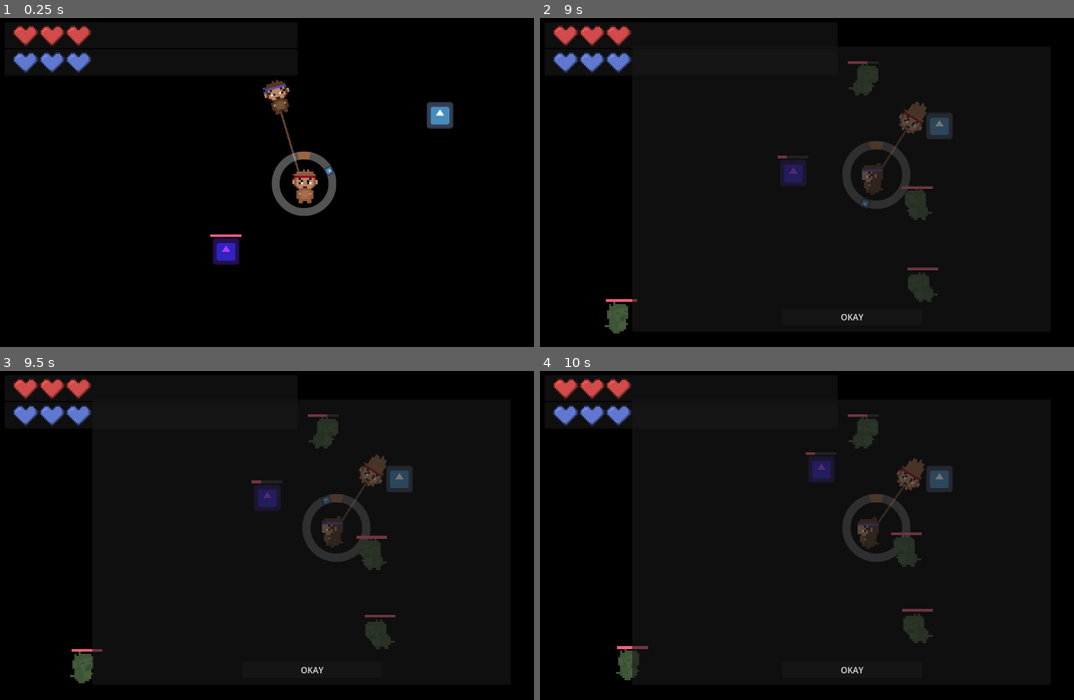
Above: before the commit, frames 1-4 (two rows, left to right).
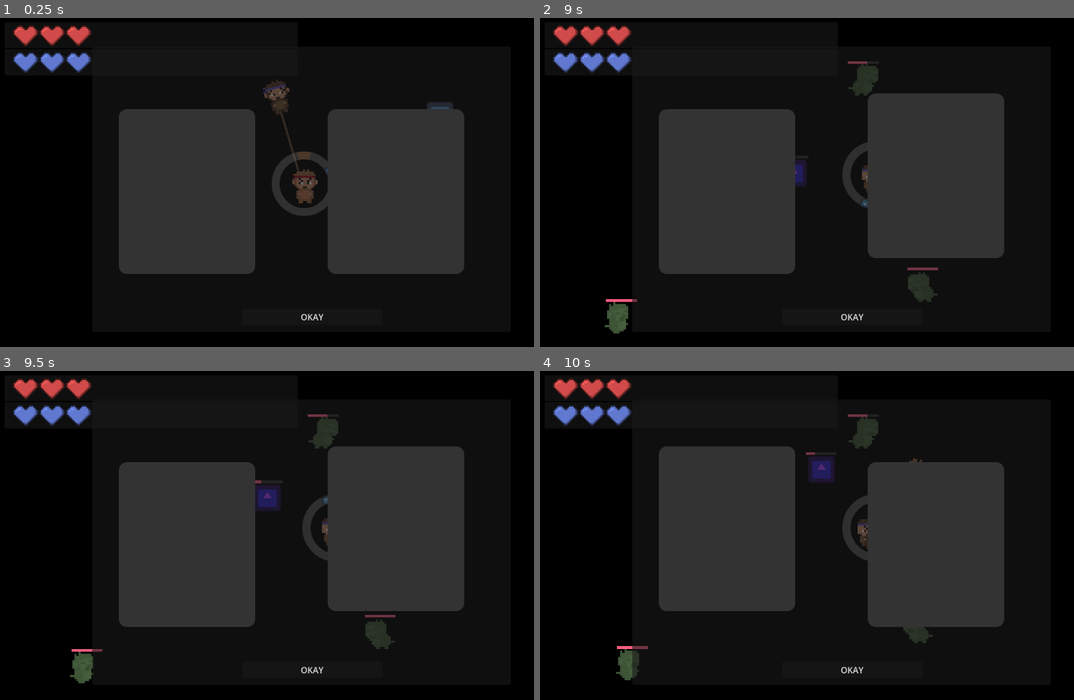
Above: after the commit, the same moments.

Repository: arrowira/cookiejam4
Game: Godot game, scene res://scenes/main.tscn
Same seed, same stepped clock (60 frames per second), same inputs: the game is played once before the commit and once after it. The engine's default icon, where the game draws it, is replaced by a stand-in: a white triangle on a blue panel in a dark square.
Inputs (mouse positions are in pixels of both pictures, inside the frame that each line leads up to):
- Up to frame 1 (0.25 s): no input
- Up to frame 2 (9 s): click (849, 317) at 0.5 s, where only the run after the commit has a clickable "OKAY"; move the mouse to (977, 172) at 1.27 s; tap C (c) at 1.35, 3.8, 4.35, 6.05, 8.1 s; tap E (e) at 1.55, 2.85, 4.55, 5.1, 6.8, 8.85 s; click "OKAY" at 2 s; move the mouse to (721, 205) at 2.77 s; tap K (k) at 3.05, 3.6, 5.3, 5.85, 8.3 s; move the mouse to (903, 113) at 3.52 s; move the mouse to (812, 258) at 4.27 s; move the mouse to (1025, 241) at 5.02 s; move the mouse to (662, 136) at 5.77 s; move the mouse to (876, 189) at 6.52 s; tap Space (space) at 6.6 s; click "OKAY" at 7.25 s; move the mouse to (753, 103) at 8.02 s; move the mouse to (977, 172) at 8.77 s
- Up to frame 3 (9.5 s): tap C (c) at 9.05 s
- Up to frame 4 (10 s): move the mouse to (721, 558) at 9.52 s; tap K (k) at 9.6 s; tap E (e) at 9.8 s

The runs differ from the first frame. In frame 1, 27% of the frame differs, in the area x 22-88%, y 18-92%; in frame 2, 24%; in frame 3, 24%; in frame 4, 24%.

Commit message:
upgrade card scene with mouse entered animation

Diff:
--- a/cookie-jam-4/scenes/player.tscn
+++ b/cookie-jam-4/scenes/player.tscn
@@ -1,10 +1,11 @@
-[gd_scene load_steps=7 format=3 uid="uid://bw3ldb6e8p56j"]
+[gd_scene load_steps=8 format=3 uid="uid://bw3ldb6e8p56j"]
 
 [ext_resource type="Script" uid="uid://dumrf6staihvu" path="res://scripts/player.gd" id="1_qhqgy"]
 [ext_resource type="PackedScene" uid="uid://cds6v0qvg0dyx" path="res://scenes/red.tscn" id="2_dqkch"]
 [ext_resource type="PackedScene" uid="uid://cf7v11b0n7mx7" path="res://scenes/blue.tscn" id="3_qlg0r"]
 [ext_resource type="Script" uid="uid://bqnr5h2wfs35k" path="res://scripts/HeartManager.gd" id="4_qlg0r"]
 [ext_resource type="Script" uid="uid://dxeyjh4isglb3" path="res://scripts/shaker.gd" id="4_tuyoq"]
+[ext_resource type="PackedScene" uid="uid://b008by43qhutm" path="res://scenes/upgrade_card.tscn" id="6_fjrip"]
 [ext_resource type="PackedScene" uid="uid://c7i5fn25jotw8" path="res://scenes/speed_circle.tscn" id="6_tuyoq"]
 
 [node name="player" type="Node2D"]
@@ -61,7 +62,6 @@
 script = ExtResource("4_qlg0r")
 
 [node name="upgradeMenu" type="Control" parent="hud"]
-visible = false
 layout_mode = 3
 anchors_preset = 0
 offset_right = 40.0
@@ -82,6 +82,20 @@
 offset_bottom = 528.0
 text = "OKAY"
 
+[node name="upgradeCard" parent="hud/upgradeMenu/Panel" instance=ExtResource("6_fjrip")]
+layout_mode = 0
+offset_left = 179.0
+offset_top = 277.0
+offset_right = 179.0
+offset_bottom = 277.0
+
+[node name="upgradeCard2" parent="hud/upgradeMenu/Panel" instance=ExtResource("6_fjrip")]
+layout_mode = 0
+offset_left = 574.0
+offset_top = 277.0
+offset_right = 574.0
+offset_bottom = 277.0
+
 [node name="SpeedCircle" parent="." instance=ExtResource("6_tuyoq")]
 
 [connection signal="timeout" from="camera anchor/shaker/shakeCD" to="camera anchor/shaker" method="_on_shake_cd_timeout"]
--- /dev/null
+++ b/cookie-jam-4/scenes/upgrade_card.tscn
@@ -0,0 +1,26 @@
+[gd_scene load_steps=3 format=3 uid="uid://b008by43qhutm"]
+
+[ext_resource type="Script" uid="uid://dbk0bdwjbs7ev" path="res://scripts/upgrade_card.gd" id="1_62kwj"]
+
+[sub_resource type="StyleBoxFlat" id="StyleBoxFlat_80nyk"]
+bg_color = Color(0.20152655, 0.20152661, 0.20152646, 1)
+corner_radius_top_left = 15
+corner_radius_top_right = 15
+corner_radius_bottom_right = 15
+corner_radius_bottom_left = 15
+
+[node name="upgradeCard" type="Control"]
+layout_mode = 3
+anchors_preset = 0
+script = ExtResource("1_62kwj")
+
+[node name="Panel" type="Panel" parent="."]
+layout_mode = 0
+offset_left = -129.0
+offset_top = -158.0
+offset_right = 129.0
+offset_bottom = 154.0
+theme_override_styles/panel = SubResource("StyleBoxFlat_80nyk")
+
+[connection signal="mouse_entered" from="Panel" to="." method="_on_panel_mouse_entered"]
+[connection signal="mouse_exited" from="Panel" to="." method="_on_panel_mouse_exited"]
--- /dev/null
+++ b/cookie-jam-4/scripts/upgrade_card.gd
@@ -0,0 +1,12 @@
+extends Control
+
+
+func initialize():
+	pass
+
+func _on_panel_mouse_entered() -> void:
+	position.y -= 30
+
+
+func _on_panel_mouse_exited() -> void:
+	position.y += 30
Not shown, added: cookie-jam-4/scripts/upgrade_card.gd.uid
